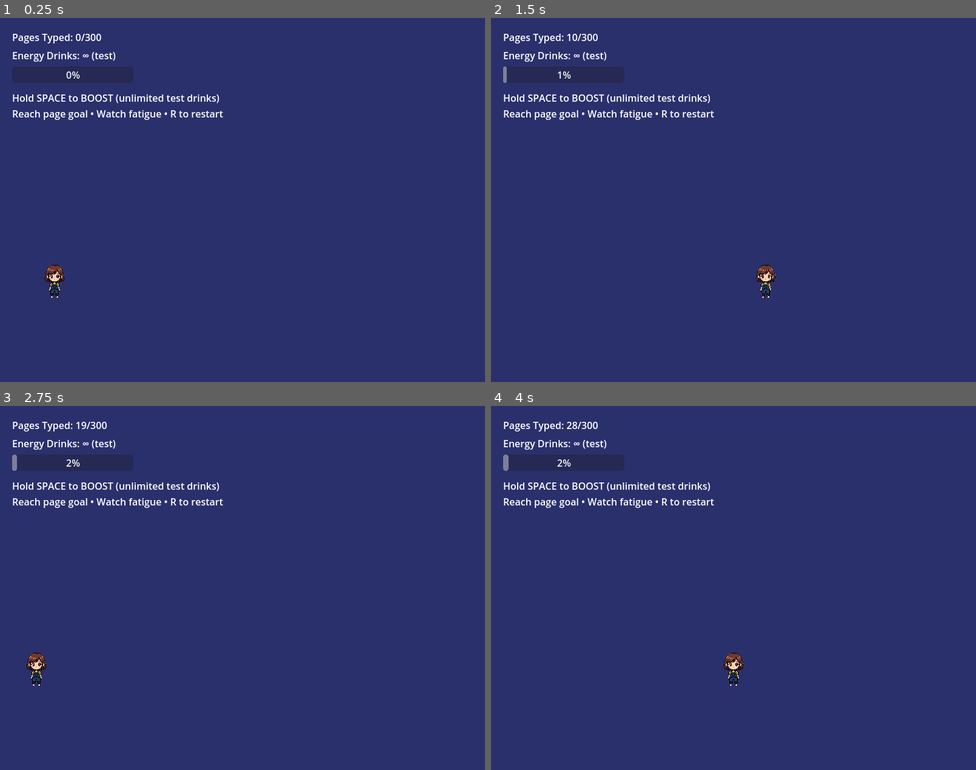
Above: before the commit, frames 1-4 (two rows, left to right).
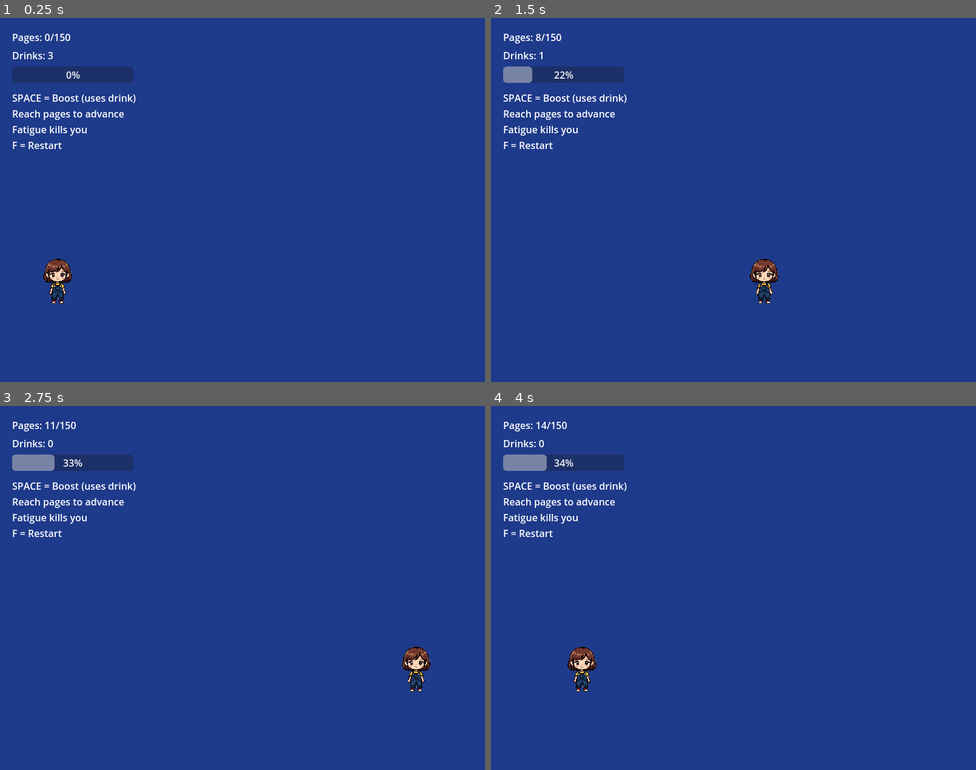
Above: after the commit, the same moments.

Repository: srishtipurohitaps/Aanya-s-All-Nighter
Game: Godot game, scene res://main.tscn
The game is run twice, just before and just after one commit, with the same random seed, the same clock (stepped at 60 frames per second) and the same inputs.
Inputs:
- Up to frame 1 (0.25 s): no input
- Up to frame 2 (1.5 s): tap Enter at 0.5 s; hold Space (ui_accept) 0.53-1.28 s; tap Space (ui_accept) at 1.35 s
- Up to frame 3 (2.75 s): tap Space (ui_accept) at 1.52, 1.82 s; hold Space (ui_accept) from 2.03 s (still down)
- Up to frame 4 (4 s): release Space (ui_accept) at 2.78 s; tap Space (ui_accept) at 2.85, 3.02, 3.32 s; hold Space (ui_accept) from 3.53 s (still down)

The runs differ from the first frame. In frame 1, 99% of the frame differs, in the area x 0-100%, y 0-100%; in frame 2, 99%; in frame 3, 99%; in frame 4, 99%.

Commit message:
Make changes to the code files. The game finally works as intended!

Diff:
--- a/aanya.gd
+++ b/aanya.gd
@@ -2,8 +2,8 @@
 
 var is_boosting = false
 
-const SPEED_NORMAL = 160.0
-const SPEED_BOOST  = 360.0
+const SPEED_NORMAL = 180.0
+const SPEED_BOOST  = 340.0
 
 func _process(delta):
 	var speed = SPEED_BOOST if is_boosting else SPEED_NORMAL
--- a/aanya.tscn
+++ b/aanya.tscn
@@ -4,13 +4,13 @@
 [ext_resource type="Texture2D" uid="uid://c46mtubjvjtji" path="res://assets/Aanya Main.png" id="1_jqb6f"]
 
 [sub_resource type="RectangleShape2D" id="RectangleShape2D_4i7ln"]
-size = Vector2(33, 55.5)
+size = Vector2(73.5, 91.75)
 
 [node name="Aanya" type="Node2D"]
 script = ExtResource("1_4i7ln")
 
 [node name="Sprite" type="Sprite2D" parent="."]
-scale = Vector2(0.13599999, 0.13700001)
+scale = Vector2(0.198, 0.18450001)
 texture = ExtResource("1_jqb6f")
 
 [node name="CollisionShape2D" type="CollisionShape2D" parent="."]
--- a/main.gd
+++ b/main.gd
@@ -2,27 +2,41 @@
 
 var current_level = 1
 var score = 0.0
-var drinks = 99
+var drinks = 3
 var fatigue = 0.0
+var game_active = true
 
-var pages_goal = [300, 600, 900]
-var fatigue_rates = [0.05, 0.06, 0.07]
-var fatigue_rate = 0.05
+var pages_goal = [150, 320, 520]
+var fatigue_rates = [0.08, 0.11, 0.15]
+var fatigue_rate = 0.08
+
+var boost_indicator: Label
 
 func _ready():
-	if $CanvasLayer.has_node("HelpLabel"):
-		$CanvasLayer/HelpLabel.text = "Hold SPACE to BOOST (unlimited test drinks)\nReach page goal • Watch fatigue • R to restart"
+	boost_indicator = Label.new()
+	boost_indicator.text = "⚡ BOOSTING! ⚡"
+	boost_indicator.position = Vector2(280, 120)
+	boost_indicator.add_theme_color_override("font_color", Color.YELLOW)
+	boost_indicator.add_theme_font_size_override("font_size", 28)
+	boost_indicator.visible = false
+	$CanvasLayer.add_child(boost_indicator)
+
+	var help_node = $CanvasLayer.get_node_or_null("HelpLabel")
+	if help_node:
+		help_node.text = "SPACE = Boost (uses drink)\nReach pages to advance\nFatigue kills you\nF = Restart"
 		fade_out_help_later()
+
 	start_level(1)
 
 func fade_out_help_later():
-	var t := Timer.new()
-	t.wait_time = 5.0
+	var t = Timer.new()
+	t.wait_time = 8.0
 	t.one_shot = true
 	add_child(t)
 	t.timeout.connect(func():
-		if $CanvasLayer.has_node("HelpLabel"):
-			$CanvasLayer/HelpLabel.visible = false
+		var help_node = $CanvasLayer.get_node_or_null("HelpLabel")
+		if help_node:
+			help_node.visible = false
 	)
 	t.start()
 
@@ -30,52 +44,76 @@
 	current_level = n
 	score = 0.0
 	fatigue = 0.0
-	fatigue_rate = fatigue_rates[n-1]
-	$Background.color = (Color("#2a306c") if n == 1 else Color("#9d363c") if n == 2 else Color("#FFD700"))
-	$CanvasLayer/ScoreLabel.text = "Pages Typed: %d/%d" % [int(score), pages_goal[n-1]]
-	$CanvasLayer/EnergyLabel.text = "Energy Drinks: ∞ (test)"
-	$CanvasLayer/FatigueBar.value = fatigue
-	get_tree().paused = false
+	drinks = 3 if n == 1 else 2 if n == 2 else 1
+	fatigue_rate = fatigue_rates[n - 1]
+	game_active = true
+
+	var colors = [Color("#1e3a8a"), Color("#7f1d1d"), Color("#d97706")]
+	$Background.color = colors[n - 1]
+
+	$CanvasLayer.get_node("ScoreLabel").text = "Pages: 0/%d" % pages_goal[n - 1]
+	$CanvasLayer.get_node("EnergyLabel").text = "Drinks: %d" % drinks
+	$CanvasLayer.get_node("FatigueBar").value = 0.0
+
 	if has_node("Aanya"):
 		$Aanya.is_boosting = false
 		$Aanya.position.x = 50.0
+	boost_indicator.visible = false
 
-func _input(event):
-	if event.is_action_pressed("ui_accept"):
-		print("[INPUT] SPACE PRESSED")
-		if has_node("Aanya"):
-			$Aanya.is_boosting = true
-	if event.is_action_released("ui_accept"):
-		print("[INPUT] SPACE RELEASED")
-		if has_node("Aanya"):
-			$Aanya.is_boosting = false
+func _unhandled_input(event):
+	# Restart always works
+	if event.is_action_pressed("ui_restart"):
+		get_tree().reload_current_scene()
+		return
+
+	if not game_active:
+		return
+
+	# Boost handling
+	if event.is_action_pressed("ui_accept") and drinks > 0 and has_node("Aanya"):
+		$Aanya.is_boosting = true
+		boost_indicator.visible = true
+		drinks -= 1
+		fatigue += 1.0
+		$CanvasLayer.get_node("EnergyLabel").text = "Drinks: %d" % drinks
+	if event.is_action_released("ui_accept") and has_node("Aanya"):
+		$Aanya.is_boosting = false
+		boost_indicator.visible = false
 
 func _process(delta):
-	# Boost visibly affects pages per second
-	var base_pps  := 3.0   # 3 pages/sec
-	var boost_pps := 10.0  # 10 pages/sec when boosting
+	# Always allow restart check
+	if Input.is_action_just_pressed("ui_restart"):
+		get_tree().reload_current_scene()
+		return
 
-	var pps := base_pps
+	if not game_active:
+		return
+
+	var normal_speed = 2.5
+	var boost_speed = 8.0
+
 	if has_node("Aanya") and $Aanya.is_boosting:
-		pps = boost_pps
-		fatigue += delta * fatigue_rate * 1.7
+		score += boost_speed * delta
+		fatigue += delta * fatigue_rate * 2.8
+		boost_indicator.modulate = Color.YELLOW if int(Time.get_time_dict_from_system()["second"] * 4) % 2 == 0 else Color.RED
 	else:
+		score += normal_speed * delta
 		fatigue += delta * fatigue_rate
 
-	score += pps * delta
-	$CanvasLayer/ScoreLabel.text = "Pages Typed: %d/%d" % [int(score), pages_goal[current_level-1]]
-	$CanvasLayer/FatigueBar.value = fatigue
-
-	if Time.get_ticks_msec() % 500 < 16 and has_node("Aanya"):
-		print("[STATE] boosting=", $Aanya.is_boosting)
+	$CanvasLayer.get_node("ScoreLabel").text = "Pages: %d/%d" % [int(score), pages_goal[current_level - 1]]
+	$CanvasLayer.get_node("FatigueBar").value = fatigue
 
 	if fatigue >= 10.0:
-		game_over(); return
-	if score >= pages_goal[current_level-1]:
-		next_level(); return
-
+		game_over()
+		return
+	if score >= pages_goal[current_level - 1]:
+		next_level()
+		return
 	if has_node("Aanya") and $Aanya.position.x >= 760.0:
 		$Aanya.position.x = 0.0
+		if current_level >= 2 and drinks < 3:
+			drinks += 1
+			$CanvasLayer.get_node("EnergyLabel").text = "Drinks: %d" % drinks
 
 func next_level():
 	if current_level >= 3:
@@ -84,22 +122,21 @@
 		start_level(current_level + 1)
 
 func game_over():
-	if get_tree().paused: return
-	get_tree().paused = true
-	var msg := Label.new()
-	msg.text = "Aanya dozed off!\nPages: %d\nPress R to restart" % int(score)
-	msg.position = Vector2(180, 240)
+	game_active = false
+	boost_indicator.visible = false
+	var msg = Label.new()
+	msg.text = "💤 Aanya fell asleep!\nPages: %d\nPress F to restart" % int(score)
+	msg.position = Vector2(150, 200)
+	msg.add_theme_color_override("font_color", Color.WHITE)
+	msg.add_theme_font_size_override("font_size", 20)
 	add_child(msg)
 
 func show_win_screen():
-	if get_tree().paused: return
-	get_tree().paused = true
-	var msg := Label.new()
-	msg.text = "You survived all 3 levels!\nTotal Pages: %d\nPress R to restart" % int(score)
-	msg.position = Vector2(170, 240)
+	game_active = false
+	boost_indicator.visible = false
+	var msg = Label.new()
+	msg.text = "🎉 VICTORY! 🎉\nTotal Pages: %d\nPress F to play again" % int(score)
+	msg.position = Vector2(140, 200)
+	msg.add_theme_color_override("font_color", Color.YELLOW)
+	msg.add_theme_font_size_override("font_size", 20)
 	add_child(msg)
-
-func _unhandled_input(event):
-	if event.is_action_pressed("restart"):
-		get_tree().paused = false
-		get_tree().reload_current_scene()
--- a/project.godot
+++ b/project.godot
@@ -31,9 +31,9 @@
 "events": [Object(InputEventKey,"resource_local_to_scene":false,"resource_name":"","device":0,"window_id":0,"alt_presse …(189 unchanged characters)…
 ]
 }
-restart={
-"deadzone": 0.2,
-"events": [Object(InputEventKey,"resource_local_to_scene":fa …(140 unchanged characters)… d":false,"keycode":0,"physical_keycode":82,"key_label":0,"unicode":82,"location":0,"echo":false,"script":null)
+ui_restart={
+"deadzone": 0.5,
+"events": [Object(InputEventKey,"resource_local_to_scene":fa …(140 unchanged characters)… d":false,"keycode":0,"physical_keycode":70,"key_label":0,"unicode":102,"location":0,"echo":false,"script":null)
 ]
 }
 
Not shown, added: main.tscn3843053448.tmp
Not shown, added: main.tscn3858691280.tmp
Not shown, added: main.tscn3890683084.tmp
